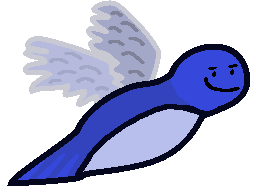
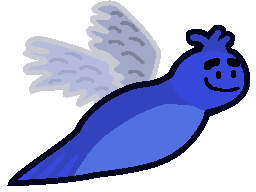
Revision of a layered (256, 192) image; what changed, layer by layer:
painted on "Face" over [204, 58, 240, 79]
painted on "Body" over [75, 25, 243, 181]
